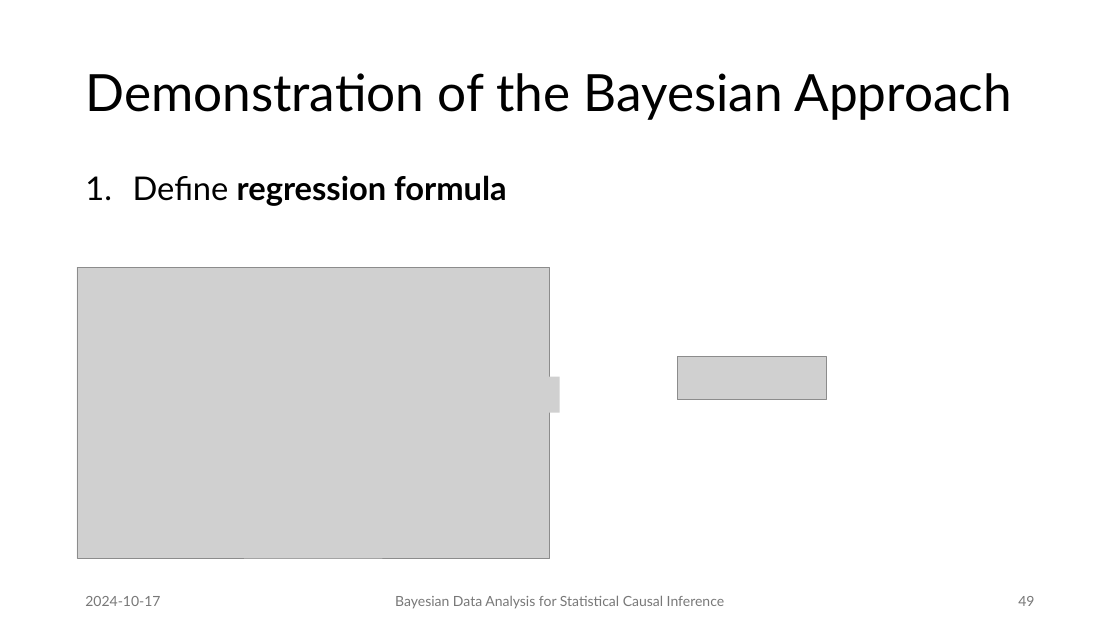
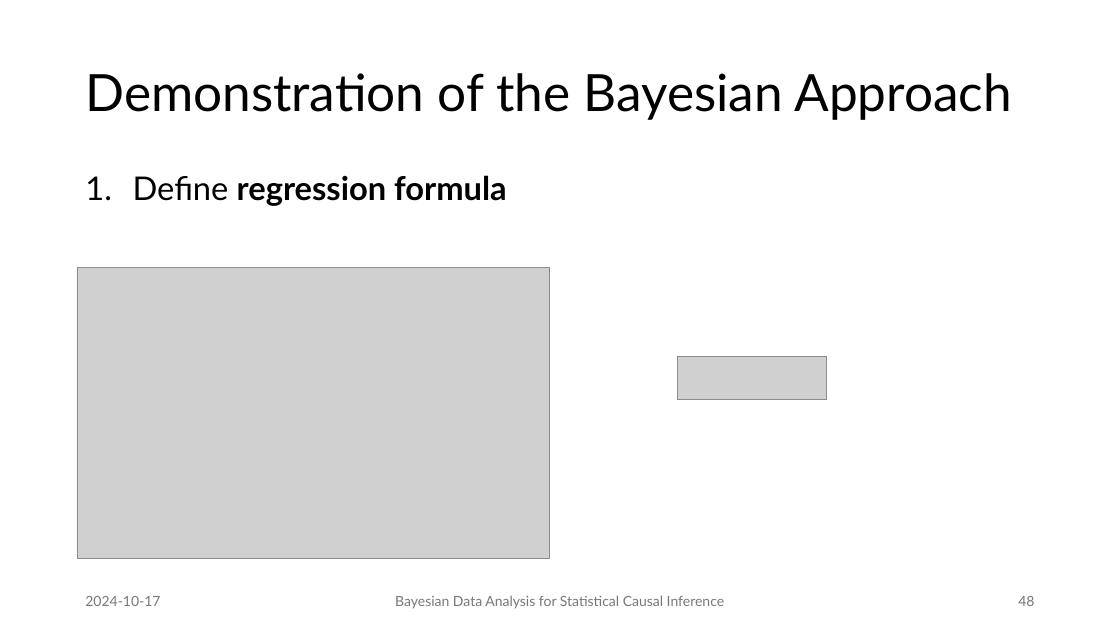
Before and after one commit to JulianFrattini/bda4sci, a slide deck: slide 48 of slides/singular/bda4sci.pptx (slide 49 before the commit). Drawn at 1120x630 pixels with LibreOffice and Linux fonts; fonts in the diff are those of the drawing; grey boxes stand for pictures. Boxes give left, top, right and bottom in pixels: in the first picture for what was removed or moved away, otherwise in the second. Text is boxed around its words. In the diff, an @@ line names an element or a change of style, - is before the commit and + after.

```diff
--- a/slides/singular/bda4sci.pptx
+++ b/slides/singular/bda4sci.pptx
@@ picture removed at <box>433,377,560,413</box> @@
@@ picture removed at <box>245,523,382,559</box> @@
@@ page number at <box>1018,596,1034,606</box>: text changed @@
-49
+48
```
Also in this commit, not shown: 5 other slides changed, 3 slides removed, 1 other file.
